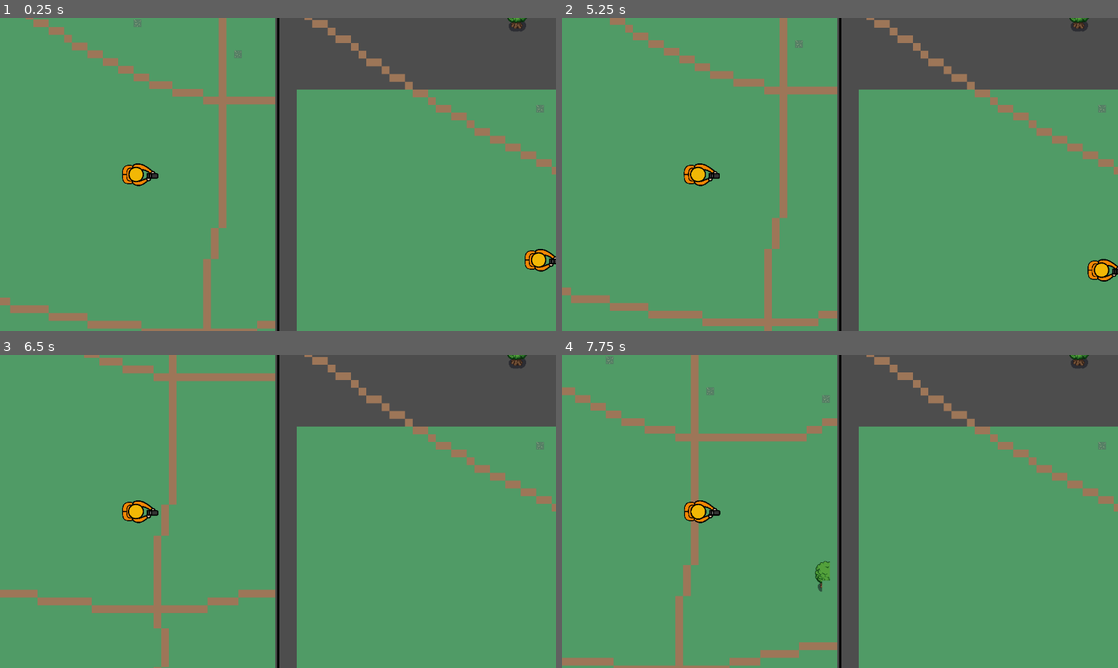
Above: before the commit, frames 1-4 (two rows, left to right).
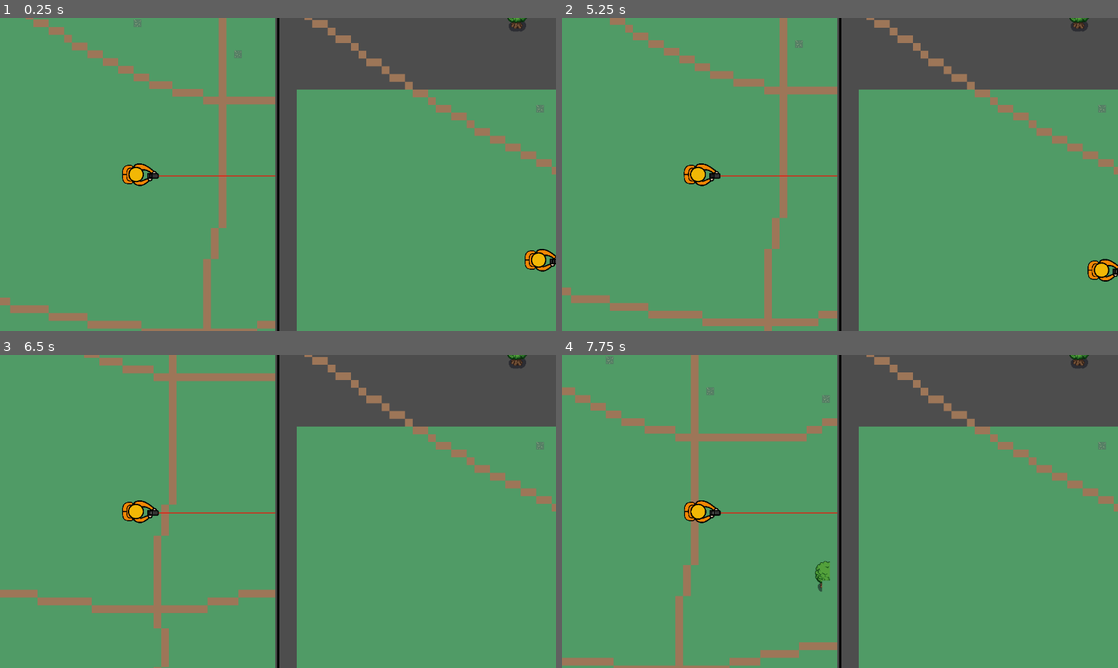
Above: after the commit, the same moments.

Repository: wwwizzarrdry/Game02
Game: Godot game, scene res://Scenes/Main.tscn
The game is run twice, just before and just after one commit, with the same random seed, the same clock (stepped at 60 frames per second) and the same inputs.
Inputs:
- Up to frame 1 (0.25 s): no input
- Up to frame 2 (5.25 s): tap Enter at 0.5 s; hold Right (move_right) 0.53-1.28 s; hold Down (move_down) 1.28-2.03 s; hold Right (move_right) 2.03-2.78 s; hold Up (move_up) 2.78-3.53 s; hold Left (move_left) 3.53-5.03 s; hold Down (move_down) from 5.03 s (still down)
- Up to frame 3 (6.5 s): release Down (move_down) at 5.78 s; hold Right (move_right) from 5.78 s (still down)
- Up to frame 4 (7.75 s): release Right (move_right) at 6.53 s; hold Up (move_up) 6.53-7.28 s; hold Right (move_right) from 7.28 s (still down)

The runs differ from the first frame. In frame 1, 0.3% of the frame differs, in the area x 23-100%, y 46-82%; in frame 2, 0.3%; in frame 3, 0.2%; in frame 4, 0.2%.
Error in both runs: Attempt to call function 'add_child' in base 'null instance' on a null instance. (res://Scenes/Main.gd:22)

Commit message:
Character movement refined
+ added lean forward lerp while ADS
+ reduced aim sensitivity while ADS
+ halved move speed while ADS

Diff:
--- a/Scenes/Components/Player/Player.gd
+++ b/Scenes/Components/Player/Player.gd
@@ -29,7 +29,9 @@
 var speed = character_speed # increasing speed, also decreases traction
 var acceleration: float = 2000 # higher = more traction
 var friction: float = acceleration / speed
-
+var deadzoneThreshold: float = 0.2
+var deadzoneADSThreshold: float = 0.1
+var is_aiming = false
 
 var all_parts = []
 var all_guns = []
@@ -57,8 +59,28 @@
 			gun.visible = true
 		i += 1
 
+var targetYOffset: float = 100.0  # Set your desired target Y offset
+var lerpSpeed: float = 0.1  # Adjust the speed of the lerp (0.0 to 1.0)
 func _process(_delta: float) -> void:
-	pass
+
+	if is_aiming:
+		targetYOffset = 8.0
+		head.offset.y      = lerp(head.offset.y, targetYOffset, lerpSpeed)
+		arm_right.offset.y = lerp(arm_right.offset.y, targetYOffset + 8, lerpSpeed)
+		arm_left.offset.y  = lerp(arm_left.offset.y, targetYOffset + 8, lerpSpeed)
+		rifle.offset.y     = lerp(rifle.offset.y, targetYOffset + 8, lerpSpeed)
+		shotgun.offset.y   = lerp(shotgun.offset.y, targetYOffset + 8, lerpSpeed)
+		uzi.offset.y       = lerp(uzi.offset.y, targetYOffset + 8, lerpSpeed)
+		pistol.offset.y    = lerp(pistol.offset.y, targetYOffset + 8, lerpSpeed)
+	else:
+		targetYOffset = 0.0
+		head.offset.y      = lerp(head.offset.y, targetYOffset, lerpSpeed)
+		arm_right.offset.y = lerp(arm_right.offset.y, targetYOffset, lerpSpeed)
+		arm_left.offset.y  = lerp(arm_left.offset.y, targetYOffset, lerpSpeed)
+		rifle.offset.y     = lerp(rifle.offset.y, targetYOffset, lerpSpeed)
+		shotgun.offset.y   = lerp(shotgun.offset.y, targetYOffset, lerpSpeed)
+		uzi.offset.y       = lerp(uzi.offset.y, targetYOffset, lerpSpeed)
+		pistol.offset.y    = lerp(pistol.offset.y, targetYOffset, lerpSpeed)
 
 func _physics_process(delta: float) -> void:
 	get_input(delta)
@@ -82,20 +104,32 @@
 		change_weapons()
 
 func set_move_direction(delta: float) -> void:
-	friction = acceleration / speed
+
+	var move_speed = speed
+	if is_aiming:
+		move_speed = speed / 2
+
+	friction = acceleration / move_speed
 	apply_traction(delta)
 	apply_friction(delta)
 	move_and_slide()
 
 func set_aim_direction(delta: float) -> void:
 	# Rotation using right analog stick
-	var lookDirection = Vector2(
+	var deadzone := deadzoneThreshold
+	var turn_speed := rotate_speed
+
+	if is_aiming:
+		deadzone = deadzoneADSThreshold
+		turn_speed = rotate_speed / 3
+
+	var lookDirection := Vector2(
 		-Input.get_action_strength("aim_left") + Input.get_action_strength("aim_right"),
 		+Input.get_action_strength("aim_down") - Input.get_action_strength("aim_up")
 	).normalized()
 
-	if lookDirection.length() > 0.1:
-		rotation = lerp_angle(rotation, lookDirection.angle(), rotate_speed * delta)
+	if lookDirection.length() >= deadzone:
+		rotation = lerp_angle(rotation, lookDirection.angle(), turn_speed * delta)
 
 func apply_traction(delta: float) -> void:
 	var traction: Vector2 = Vector2(
@@ -127,7 +161,8 @@
 	pass
 
 func show_laser(val) -> void:
-	$BodyParts/Laser.visible = val
+	is_aiming = val
+	$BodyParts/Laser.visible = is_aiming
 
 func set_outfit(part: String, res: AtlasTexture) -> void:
 	player_skin[part] = res
--- a/Scenes/Components/Player/Player.tscn
+++ b/Scenes/Components/Player/Player.tscn
@@ -27,7 +27,6 @@
 collide_with_areas = true
 
 [node name="Laser" type="Line2D" parent="BodyParts"]
-visible = false
 points = PackedVector2Array(46, 3, 1042, 3)
 width = 2.0
 default_color = Color(1, 0.0235294, 0, 0.745098)
@@ -46,9 +45,10 @@
 metadata/position_locked = true
 
 [node name="Marker_Head" type="Marker2D" parent="BodyParts/Shoulders"]
+position = Vector2(-1.90735e-06, 1.90735e-06)
 
 [node name="Marker_Backpack" type="Marker2D" parent="BodyParts/Shoulders"]
-position = Vector2(1.52588e-05, -82)
+position = Vector2(6.10352e-05, -82)
 
 [node name="Marker_Arm_Left" type="Marker2D" parent="BodyParts/Shoulders"]
 position = Vector2(48, 80)
@@ -63,27 +63,26 @@
 position = Vector2(-12, 116)
 
 [node name="Marker_Pistol" type="Marker2D" parent="BodyParts/Shoulders"]
-position = Vector2(-15, 169)
+position = Vector2(-15.0001, 169)
 
 [node name="Marker_Uzi" type="Marker2D" parent="BodyParts/Shoulders"]
-position = Vector2(-15, 169)
+position = Vector2(-15.0001, 169)
 
 [node name="Arm_Right" type="Sprite2D" parent="BodyParts"]
-position = Vector2(11, 14)
+position = Vector2(14, 14)
 rotation = -1.5708
 scale = Vector2(0.2, 0.2)
 texture = ExtResource("7_atuji")
 metadata/position_locked = false
 
 [node name="Arm_Left" type="Sprite2D" parent="BodyParts"]
-position = Vector2(16, -10)
+position = Vector2(19, -10)
 rotation = -1.5708
 scale = Vector2(0.2, 0.2)
 texture = ExtResource("2_hntw5")
 metadata/position_locked = false
 
 [node name="Guns" type="Node2D" parent="BodyParts"]
-position = Vector2(-1, 0)
 
 [node name="Rifle" type="Sprite2D" parent="BodyParts/Guns"]
 visible = false
--- a/project.godot
+++ b/project.godot
@@ -83,33 +83,33 @@
 ]
 }
 aim={
-"deadzone": 0.2,
+"deadzone": 1.0,
 "events": [Object(InputEventJoypadMotion,"resource_local_to_scene":false,"resource_name":"","device":-1,"axis":4,"axis_value":1.0,"script":null)
 ]
 }
 shoot={
-"deadzone": 0.5,
+"deadzone": 1.0,
 "events": [Object(InputEventJoypadMotion,"resource_local_to_scene":false,"resource_name":"","device":-1,"axis":5,"axis_value":1.0,"script":null)
 , Object(InputEventMouseButton,"resource_local_to_scene":false,"resource_name":"","device":-1,"window_id":0,"alt_presse …(244 unchanged characters)…
 ]
 }
 sprint={
-"deadzone": 0.5,
+"deadzone": 1.0,
 "events": [Object(InputEventJoypadButton,"resource_local_to_scene":false,"resource_name":"","device":-1,"button_index":7,"pressure":0.0,"pressed":true,"script":null)
 ]
 }
 flashlight={
-"deadzone": 0.5,
+"deadzone": 1.0,
 "events": [Object(InputEventJoypadButton,"resource_local_to_scene":false,"resource_name":"","device":-1,"button_index":11,"pressure":0.0,"pressed":true,"script":null)
 ]
 }
 change_weapon={
-"deadzone": 0.5,
+"deadzone": 1.0,
 "events": [Object(InputEventJoypadButton,"resource_local_to_scene":false,"resource_name":"","device":-1,"button_index":3,"pressure":0.0,"pressed":true,"script":null)
 ]
 }
 pause={
-"deadzone": 0.5,
+"deadzone": 1.0,
 "events": [Object(InputEventJoypadButton,"resource_local_to_scene":false,"resource_name":"","device":-1,"button_index":6,"pressure":0.0,"pressed":true,"script":null)
 ]
 }
